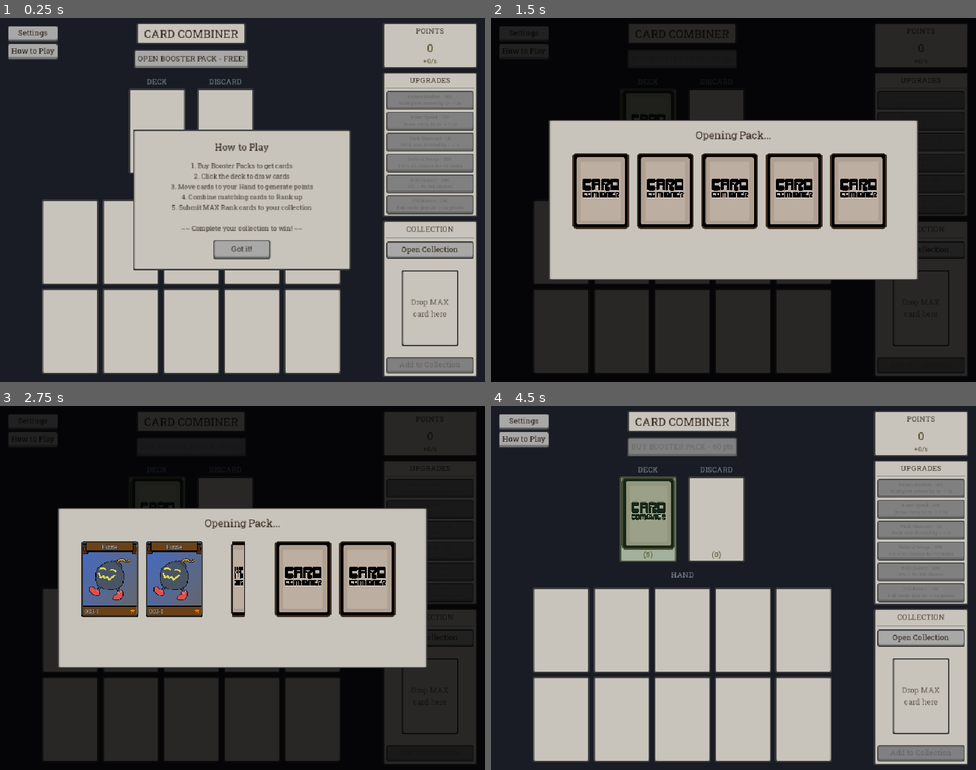
Above: before the commit, frames 1-4 (two rows, left to right).
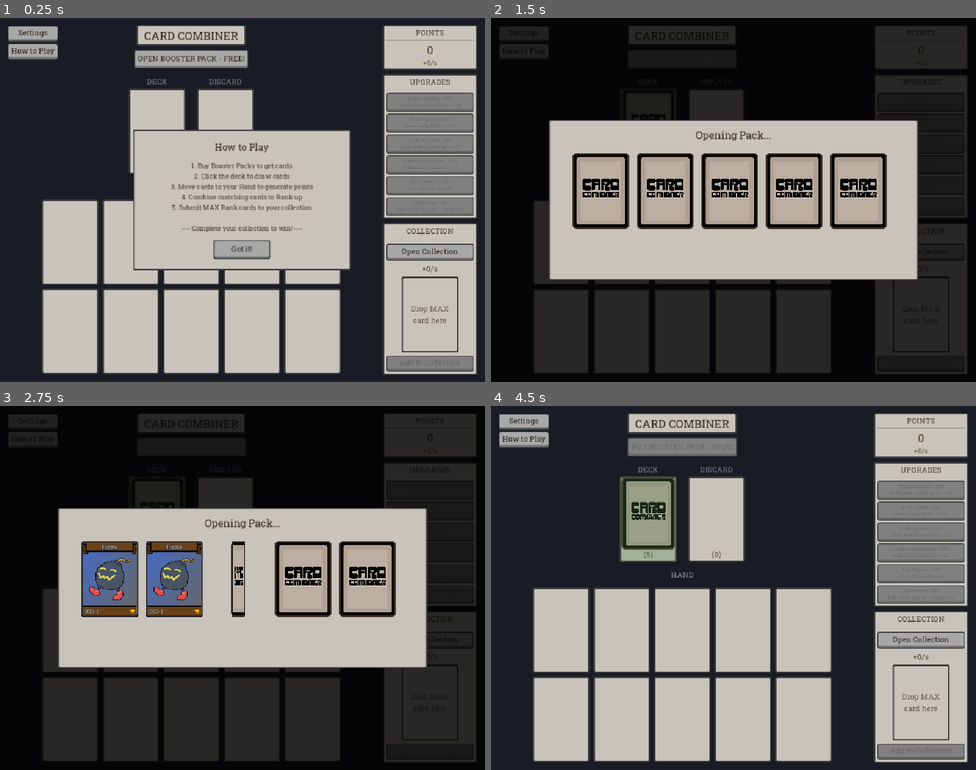
Above: after the commit, the same moments.

Repository: Triysle/card-combiner
Game: Godot game, scene res://scenes/main.tscn
Two runs of this game, one before a commit and one after it. Both use one fixed random seed, a clock stepped at 60 frames per second and the inputs below.
Inputs (mouse positions are in pixels of both pictures, inside the frame that each line leads up to):
- Up to frame 1 (0.25 s): no input
- Up to frame 2 (1.5 s): click "OPEN BOOSTER PACK - FREE!" at 0.5 s; click "Open Collection" at 1.25 s
- Up to frame 3 (2.75 s): click "Open Collection" at 2 s
- Up to frame 4 (4.5 s): click "Open Collection" at 2.75 s; tap Enter at 3.5 s; move the mouse to (840, 569) at 3.52 s; click (840, 569) at 3.67 s; click "Add to Deck" at 4.25 s

The runs differ from the first frame. In frame 1, 5.1% of the frame differs, in the area x 28-99%, y 1-99%; in frame 2, 1.2%; in frame 3, 1.2%; in frame 4, 5.1%.

Commit message:
0.5.10
Added collection value and upgrades
Added some new UI elements
Adjusted some text colors/sizes for readability

Diff:
--- a/scenes/collection_panel.tscn
+++ b/scenes/collection_panel.tscn
@@ -39,9 +39,12 @@
 layout_mode = 2
 text = "Open Collection"
 
-[node name="Spacer" type="Control" parent="VBox"]
-custom_minimum_size = Vector2(0, 12)
+[node name="RateLabel" type="Label" parent="VBox"]
+unique_name_in_owner = true
 layout_mode = 2
+theme_override_colors/font_color = Color(0.2509804, 0.2, 0.14901961, 1)
+text = "+0/s"
+horizontal_alignment = 1
 
 [node name="SlotCenter" type="CenterContainer" parent="VBox"]
 layout_mode = 2
@@ -93,10 +96,6 @@
 grow_vertical = 2
 mouse_filter = 2
 
-[node name="Spacer2" type="Control" parent="VBox"]
-custom_minimum_size = Vector2(0, 12)
-layout_mode = 2
-
 [node name="AddButton" type="Button" parent="VBox"]
 unique_name_in_owner = true
 custom_minimum_size = Vector2(0, 32)
--- a/scenes/upgrades_panel.tscn
+++ b/scenes/upgrades_panel.tscn
@@ -41,40 +41,34 @@
 custom_minimum_size = Vector2(0, 40)
 layout_mode = 2
 theme_override_font_sizes/font_size = 10
-text = "Points Doubler - 100
-Multiplies points by 1x → 2x"
+text = "Points Doubler"
 
 [node name="DrawSpeed" type="Button" parent="VBox/Content"]
 custom_minimum_size = Vector2(0, 40)
 layout_mode = 2
 theme_override_font_sizes/font_size = 10
-text = "Draw Speed - 100
-Draw every 10.0s → 5.0s"
+text = "Draw Speed"
 
 [node name="PackDiscount" type="Button" parent="VBox/Content"]
 custom_minimum_size = Vector2(0, 40)
 layout_mode = 2
 theme_override_font_sizes/font_size = 10
-text = "Pack Discount - 1K
-Pack cost divided by 1 → 2"
+text = "Pack Discount"
 
-[node name="CriticalMerge" type="Button" parent="VBox/Content"]
+[node name="CollectionMult" type="Button" parent="VBox/Content"]
 custom_minimum_size = Vector2(0, 40)
 layout_mode = 2
 theme_override_font_sizes/font_size = 10
-text = "Critical Merge - 10K
-0% → 10% chance for +2 ranks"
+text = "Collection Doubler"
 
 [node name="FoilChance" type="Button" parent="VBox/Content"]
 custom_minimum_size = Vector2(0, 40)
 layout_mode = 2
 theme_override_font_sizes/font_size = 10
-text = "Min Pack Rank - 10K
-Packs drop R1+ → R2+"
+text = "Foil Chance"
 
 [node name="FoilBonus" type="Button" parent="VBox/Content"]
 custom_minimum_size = Vector2(0, 40)
 layout_mode = 2
 theme_override_font_sizes/font_size = 10
-text = "Max Pack Rank - 10K
-Packs can drop up to R5 → R6"
+text = "Foil Bonus"
--- a/scripts/card_display.gd
+++ b/scripts/card_display.gd
@@ -98,19 +98,6 @@
 	monster_sprite.stretch_mode = TextureRect.STRETCH_KEEP_ASPECT_CENTERED
 	monster_sprite.expand_mode = TextureRect.EXPAND_IGNORE_SIZE
 	foil_content_container.add_child(monster_sprite)
-
-	# Foil overlay (shimmer effect - inside foil container, on top of bg and sprite)
-	foil_overlay = ColorRect.new()
-	foil_overlay.name = "FoilOverlay"
-	foil_overlay.set_anchors_preset(Control.PRESET_FULL_RECT)
-	foil_overlay.offset_left = 3
-	foil_overlay.offset_top = 3
-	foil_overlay.offset_right = -3
-	foil_overlay.offset_bottom = -3
-	foil_overlay.color = Color.TRANSPARENT
-	foil_overlay.mouse_filter = Control.MOUSE_FILTER_IGNORE
-	foil_overlay.visible = false
-	foil_content_container.add_child(foil_overlay)
 
 	# Name plate (ribbon at top) - outside foil container
 	name_plate = TextureRect.new()
@@ -167,6 +154,19 @@
 	rank_container.alignment = BoxContainer.ALIGNMENT_END
 	rank_container.add_theme_constant_override("separation", 1)
 	add_child(rank_container)
+
+	# Foil overlay (shimmer effect layer - between sprite and plates)
+	foil_overlay = ColorRect.new()
+	foil_overlay.name = "FoilOverlay"
+	foil_overlay.set_anchors_preset(Control.PRESET_FULL_RECT)
+	foil_overlay.offset_left = 3
+	foil_overlay.offset_top = 3
+	foil_overlay.offset_right = -3
+	foil_overlay.offset_bottom = -3
+	foil_overlay.color = Color.TRANSPARENT
+	foil_overlay.mouse_filter = Control.MOUSE_FILTER_IGNORE
+	foil_overlay.visible = false
+	add_child(foil_overlay)
 
 	# Card back container
 	card_back_container = CenterContainer.new()
@@ -396,17 +396,14 @@
 		var shader_mat = ShaderMaterial.new()
 		shader_mat.shader = FOIL_SHADER
 		shader_mat.set_shader_parameter("time", 0.0)
-		shader_mat.set_shader_parameter("shimmer_speed", 0.4)
-		shader_mat.set_shader_parameter("rainbow_intensity", 0.35)  # Increased for visibility
-		shader_mat.set_shader_parameter("shimmer_sharpness", 3.0)
+		shader_mat.set_shader_parameter("shimmer_speed", 0.6)
+		shader_mat.set_shader_parameter("shimmer_intensity", 0.35)
+		shader_mat.set_shader_parameter("sparkle_density", 0.96)
 		foil_overlay.material = shader_mat
 		foil_overlay.visible = true
-		foil_overlay.color = Color.WHITE  # Ensure ColorRect has a color to work with
-		set_process(true)  # Ensure _process runs for time updates
 	else:
 		foil_overlay.material = null
 		foil_overlay.visible = false
-		foil_overlay.color = Color.TRANSPARENT
 
 func _apply_plate_style(plate: TextureRect, rank: int) -> void:
 	var plate_color = PLATE_COLORS.get(rank, Color.WHITE)
@@ -456,17 +453,13 @@
 			star.custom_minimum_size = Vector2(star_size, star_size)
 			star.stretch_mode = TextureRect.STRETCH_KEEP_ASPECT_CENTERED
 			star.expand_mode = TextureRect.EXPAND_IGNORE_SIZE
-			# Tint stars based on rank
+			# Stars are always gold
 			star.modulate = _get_star_color(rank)
 			rank_container.add_child(star)
 
-func _get_star_color(rank: int) -> Color:
-	match rank:
-		1: return Color(0.85, 0.55, 0.25)  # Bronze
-		2: return Color(0.75, 0.75, 0.80)  # Silver
-		3: return Color(1.0, 0.85, 0.0)    # Gold
-		4: return Color(0.95, 0.95, 1.0)   # Platinum
-		_: return Color.WHITE
+func _get_star_color(_rank: int) -> Color:
+	# Stars are always gold/yellow regardless of rank
+	return Color(1.0, 0.85, 0.0)
 
 func _apply_border(_is_max: bool) -> void:
 	var border_style = border_frame.get_theme_stylebox("panel").duplicate() as StyleBoxFlat
--- a/scripts/card_factory.gd
+++ b/scripts/card_factory.gd
@@ -13,22 +13,22 @@
 
 # === CARD CREATION ===
 
-func create_card(mid: int, form: int, rank: int = 1, foil: bool = false) -> Dictionary:
+func create_card(mid: int, form: int, rank: int = 1, is_foil: bool = false) -> Dictionary:
 	return {
 		"mid": mid,
 		"form": form,
 		"rank": clampi(rank, 1, 4),  # 1-4 for normal cards
 		"is_max": false,
-		"is_foil": foil
+		"is_foil": is_foil
 	}
 
-func create_max_card(mid: int, form: int, foil: bool = false) -> Dictionary:
+func create_max_card(mid: int, form: int, is_foil: bool = false) -> Dictionary:
 	return {
 		"mid": mid,
 		"form": form,
 		"rank": 5,  # MAX cards are rank 5
 		"is_max": true,
-		"is_foil": foil
+		"is_foil": is_foil
 	}
 
 # === CARD VALIDATION ===
@@ -94,8 +94,8 @@
 	if is_empty_card(card):
 		return 0
 	var form = card.form
-	# Point value = form² × rank (1-5)
-	return (form * form) * card.rank
+	# Point value = form × rank (1-5)
+	return form * card.rank
 
 # === CARD COLORS ===
 
--- a/scripts/collection_panel.gd
+++ b/scripts/collection_panel.gd
@@ -1,7 +1,7 @@
 # scripts/collection_panel.gd
 extends PanelContainer
 
-## Collection panel - shows collection viewer button and submit slot
+## Collection panel - shows collection viewer button, rate display, and submit slot
 
 signal open_requested
 signal submission_requested(card: Dictionary)  # main.gd handles the flow
@@ -9,6 +9,7 @@
 const CARD_DISPLAY_SCENE = preload("res://scenes/card_display.tscn")
 
 @onready var open_button: Button = %OpenButton
+@onready var rate_label: Label = %RateLabel
 @onready var slot: Panel = %Slot
 @onready var empty_label: Label = %EmptyLabel
 @onready var card_container: Control = %CardContainer
@@ -21,7 +22,9 @@
 	add_button.pressed.connect(_on_add_pressed)
 	slot.set_drag_forwarding(_get_drag_data, _can_drop_data, _drop_data)
 	GameState.collection_changed.connect(_update_display)
+	GameState.tick.connect(_update_rate_display)
 	_update_display()
+	_update_rate_display()
 
 func _on_open_pressed() -> void:
 	open_requested.emit()
@@ -48,6 +51,22 @@
 		empty_label.visible = true
 		card_container.visible = false
 		add_button.disabled = true
+
+	_update_rate_display()
+
+func _update_rate_display() -> void:
+	var rate = GameState.get_collection_points_rate()
+	rate_label.text = "+%s/s" % _format_number(rate)
+
+func _format_number(value: int) -> String:
+	if value >= 1000000000:
+		return "%.1fB" % (value / 1000000000.0)
+	elif value >= 1000000:
+		return "%.1fM" % (value / 1000000.0)
+	elif value >= 1000:
+		return "%.1fK" % (value / 1000.0)
+	else:
+		return "%d" % value
 
 func _get_drag_data(_pos: Vector2) -> Variant:
 	if not CardFactory.is_valid_card(current_card):
--- a/scripts/game_state.gd
+++ b/scripts/game_state.gd
@@ -23,7 +23,7 @@
 const BASE_DRAW_COOLDOWN: float = 10.0
 const PACK_SIZE: int = 5
 const SAVE_PATH: String = "user://savegame.cfg"
-const SAVE_VERSION: int = 8  # Bumped for rank reduction + foil system
+const SAVE_VERSION: int = 9  # Added collection points, removed critical merge
 const STARTING_SPECIES_COUNT: int = 10  # How many species unlocked at game start
 
 # Tick timer
@@ -34,7 +34,7 @@
 	POINTS_MULT,
 	DRAW_SPEED,
 	PACK_DISCOUNT,
-	CRITICAL_MERGE,
+	COLLECTION_MULT,
 	FOIL_CHANCE,
 	FOIL_BONUS
 }
@@ -157,17 +157,36 @@
 	return false
 
 func calculate_points_per_tick() -> int:
+	var hand_total = get_hand_points_rate()
+	var collection_total = get_collection_points_rate()
+
+	# Apply points multiplier to combined total
+	var mult_level = upgrade_levels.get(UpgradeType.POINTS_MULT, 0)
+	var total = hand_total + collection_total
+	if mult_level > 0:
+		total *= int(pow(2, mult_level))
+
+	return total
+
+## Get points per tick from hand cards only (before global multiplier)
+func get_hand_points_rate() -> int:
 	var total = 0
 	for card in hand:
 		if CardFactory.is_valid_card(card):
 			total += get_card_points_with_foil(card)
-
-	# Apply points multiplier
-	var mult_level = upgrade_levels.get(UpgradeType.POINTS_MULT, 0)
-	if mult_level > 0:
-		total *= int(pow(2, mult_level))
-
 	return total
+
+## Get points per tick from collection (before global multiplier)
+func get_collection_points_rate() -> int:
+	var submitted_count = get_submitted_form_count()
+	var base_rate = 100 * submitted_count
+
+	# Apply collection multiplier
+	var coll_level = upgrade_levels.get(UpgradeType.COLLECTION_MULT, 0)
+	if coll_level > 0:
+		base_rate *= int(pow(2, coll_level))
+
+	return base_rate
 
 ## Calculate points for a single card including foil bonus (but not global multiplier)
 func get_card_points_with_foil(card: Dictionary) -> int:
@@ -293,14 +312,8 @@
 	if rank == MAX_NORMAL_RANK:
 		return CardFactory.create_max_card(mid, form, _roll_foil())
 
-	# Check for critical merge (+2 ranks instead of +1)
-	var crit_level = upgrade_levels.get(UpgradeType.CRITICAL_MERGE, 0)
-	var crit_chance = crit_level * 0.02  # 2% per level, max 10%
-	var is_critical = randf() < crit_chance
-	var rank_increase = 2 if is_critical else 1
-
-	# Critical cannot create MAX - caps at rank 4
-	var new_rank = mini(rank + rank_increase, MAX_NORMAL_RANK)
+	# Normal merge: +1 rank
+	var new_rank = rank + 1
 
 	return CardFactory.create_card(mid, form, new_rank, _roll_foil())
 
@@ -572,25 +585,18 @@
 func get_upgrade_cost(type: UpgradeType) -> int:
 	var level = get_upgrade_level(type)
 
-	match type:
-		UpgradeType.POINTS_MULT:
-			return int(100 * pow(10, level))
-		UpgradeType.DRAW_SPEED:
-			if level >= 4: return -1
-			return int(100 * pow(10, level))
-		UpgradeType.PACK_DISCOUNT:
-			return int(1000 * pow(10, level))
-		UpgradeType.CRITICAL_MERGE:
-			if level >= 5: return -1
-			return int(10000 * pow(10, level))
-		UpgradeType.FOIL_CHANCE:
-			if level >= 5: return -1  # Max level 5 (25%)
-			return int(10000 * pow(100, level))  # 10k, 1M, 100M, 10B, 1T
-		UpgradeType.FOIL_BONUS:
-			if level >= 4: return -1  # Max level 4 (5x)
-			return int(10000 * pow(100, level))  # 10k, 1M, 100M, 10B
-
-	return -1
+	# Draw Speed caps at level 4
+	if type == UpgradeType.DRAW_SPEED and level >= 4:
+		return -1
+	# Foil Chance caps at level 5
+	if type == UpgradeType.FOIL_CHANCE and level >= 5:
+		return -1
+	# Foil Bonus caps at level 4
+	if type == UpgradeType.FOIL_BONUS and level >= 4:
+		return -1
+
+	# All upgrades: 100 base × 10 per level
+	return int(100 * pow(10, level))
 
 func can_buy_upgrade(type: UpgradeType) -> bool:
 	var cost = get_upgrade_cost(type)
@@ -611,7 +617,7 @@
 		UpgradeType.POINTS_MULT: return "Points x2"
 		UpgradeType.DRAW_SPEED: return "Draw Speed"
 		UpgradeType.PACK_DISCOUNT: return "Pack Discount"
-		UpgradeType.CRITICAL_MERGE: return "Critical Merge"
+		UpgradeType.COLLECTION_MULT: return "Collection x2"
 		UpgradeType.FOIL_CHANCE: return "Foil Chance"
 		UpgradeType.FOIL_BONUS: return "Foil Bonus"
 	return "Unknown"
@@ -634,11 +640,10 @@
 			var discount = int(pow(2, level))
 			var next = int(pow(2, level + 1))
 			return "1/%d -> 1/%d cost" % [discount, next]
-		UpgradeType.CRITICAL_MERGE:
-			var chance = level * 2
-			if level >= 5:
-				return "%d%% (MAX)" % chance
-			return "%d%% -> %d%%" % [chance, chance + 2]
+		UpgradeType.COLLECTION_MULT:
+			var mult = int(pow(2, level))
+			var next_mult = int(pow(2, level + 1))
+			return "%dx -> %dx" % [mult, next_mult]
 		UpgradeType.FOIL_CHANCE:
 			var chance = level * 5
 			if level >= 5:
--- a/scripts/upgrades_panel.gd
+++ b/scripts/upgrades_panel.gd
@@ -13,7 +13,7 @@
 	GameState.UpgradeType.POINTS_MULT: "PointsMult",
 	GameState.UpgradeType.DRAW_SPEED: "DrawSpeed",
 	GameState.UpgradeType.PACK_DISCOUNT: "PackDiscount",
-	GameState.UpgradeType.CRITICAL_MERGE: "CriticalMerge",
+	GameState.UpgradeType.COLLECTION_MULT: "CollectionMult",
 	GameState.UpgradeType.FOIL_CHANCE: "FoilChance",
 	GameState.UpgradeType.FOIL_BONUS: "FoilBonus"
 }
@@ -22,7 +22,7 @@
 	GameState.UpgradeType.POINTS_MULT: "Points Doubler",
 	GameState.UpgradeType.DRAW_SPEED: "Draw Speed",
 	GameState.UpgradeType.PACK_DISCOUNT: "Pack Discount",
-	GameState.UpgradeType.CRITICAL_MERGE: "Critical Merge",
+	GameState.UpgradeType.COLLECTION_MULT: "Collection Doubler",
 	GameState.UpgradeType.FOIL_CHANCE: "Foil Chance",
 	GameState.UpgradeType.FOIL_BONUS: "Foil Bonus"
 }
@@ -100,12 +100,12 @@
 				return "Pack cost divided by %d" % current
 			return "Pack cost divided by %d -> %d" % [current, next]
 
-		GameState.UpgradeType.CRITICAL_MERGE:
-			var current = level * 2
-			var next = (level + 1) * 2
+		GameState.UpgradeType.COLLECTION_MULT:
+			var current = int(pow(2, level))
+			var next = int(pow(2, level + 1))
 			if maxed:
-				return "%d%% chance for +2 ranks" % current
-			return "%d%% -> %d%% chance for +2 ranks" % [current, next]
+				return "Collection points x%d" % current
+			return "Collection points x%d -> x%d" % [current, next]
 
 		GameState.UpgradeType.FOIL_CHANCE:
 			var current = level * 5
Binary file changed: index.icon.png
Not shown, changed: index.html
Not shown, changed: index.pck
